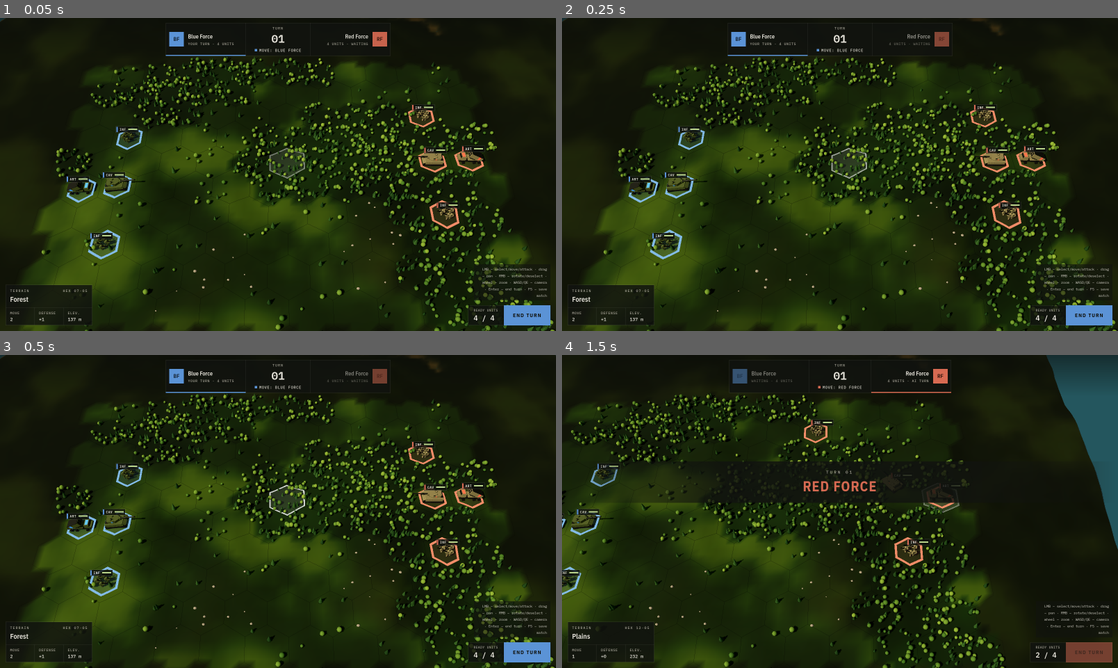
Above: before the commit, frames 1-4 (two rows, left to right).
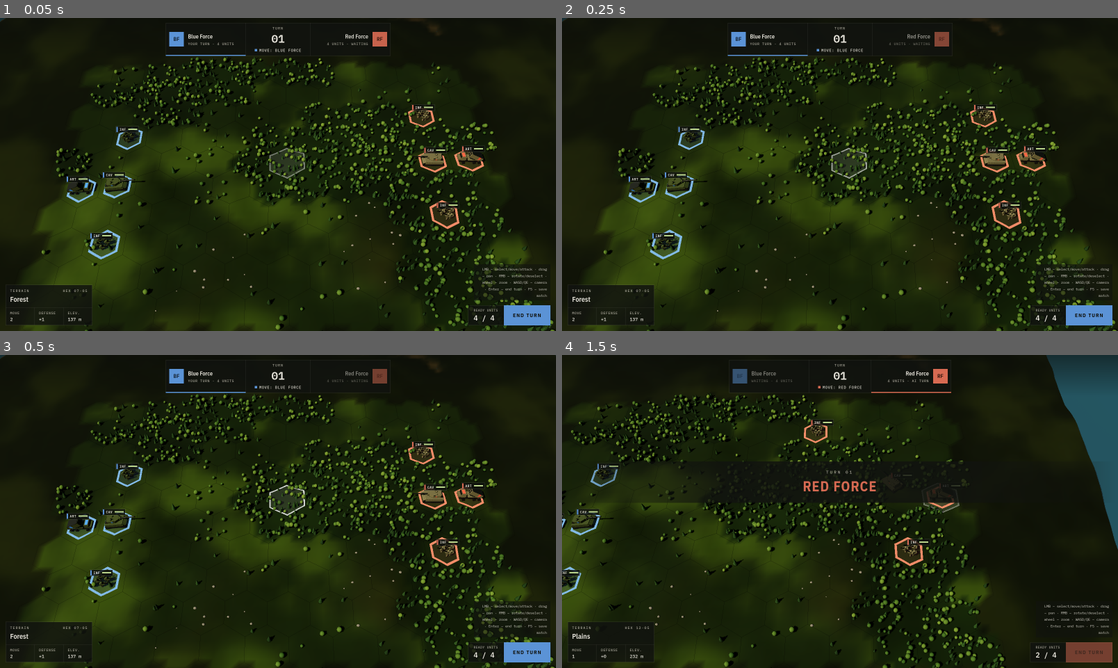
Above: after the commit, the same moments.

Repository: dawidczarczynski/eastern-flank
Game: Godot game, scene res://scenes/battle/battle.tscn
Same seed, same stepped clock (60 frames per second), same inputs: the game is played once before the commit and once after it.
Inputs (mouse positions are in pixels of both pictures, inside the frame that each line leads up to):
- Up to frame 1 (0.05 s): no input
- Up to frame 2 (0.25 s): no input
- Up to frame 3 (0.5 s): no input
- Up to frame 4 (1.5 s): click "END TURN" at 0.5 s; tap Enter at 1.25, 1.35 s; move the mouse to (962, 495) at 1.27 s; hold D from 1.28 s (still down); click (962, 495) at 1.42 s

The runs differ from the first frame. In frame 1, 1.0% of the frame differs, in the area x 7-100%, y 13-100%; in frame 2, 1.0%; in frame 3, 1.0%; in frame 4, 0.6%.

Commit message:
Light the battle from a procedural sky, enable SSAO, use D3D12 on Windows (TASK-026)
Ambient and reflections now come from a ProceduralSkyMaterial; the visible
background and fog are unchanged. SSAO renders broken on Vulkan with an
AMD RX 580, so Windows builds use the D3D12 driver (ADR 0006).

Co-Authored-By: Claude Opus 5.5 <noreply@anthropic.com>

Diff:
--- a/assets/environments/battle_environment.tres
+++ b/assets/environments/battle_environment.tres
@@ -1,12 +1,30 @@
-[gd_resource type="Environment" format=3]
+[gd_resource type="Environment" load_steps=3 format=3]
+
+[sub_resource type="ProceduralSkyMaterial" id="ProceduralSkyMaterial_sky"]
+sky_top_color = Color(0.4980392, 0.60784316, 0.70980394, 1)
+sky_horizon_color = Color(0.8352941, 0.84705883, 0.8, 1)
+sky_curve = 0.15
+ground_bottom_color = Color(0.30980393, 0.2901961, 0.22745098, 1)
+ground_horizon_color = Color(0.8352941, 0.84705883, 0.8, 1)
+ground_curve = 0.02
+sun_angle_max = 5.0
+
+[sub_resource type="Sky" id="Sky_battle"]
+sky_material = SubResource("ProceduralSkyMaterial_sky")
 
 [resource]
 background_mode = 1
 background_color = Color(0.6627451, 0.7058824, 0.69803923, 1)
 background_energy_multiplier = 0.55
-ambient_light_source = 2
-ambient_light_color = Color(0.7254902, 0.7490196, 0.7529412, 1)
-ambient_light_energy = 0.32
+sky = SubResource("Sky_battle")
+ambient_light_source = 3
+ambient_light_sky_contribution = 1.0
+ambient_light_energy = 0.5
+reflected_light_source = 2
+ssao_enabled = true
+ssao_radius = 1.0
+ssao_intensity = 1.5
+ssao_detail = 0.5
 tonemap_mode = 3
 tonemap_exposure = 1.05
 fog_enabled = true
--- a/project.godot
+++ b/project.godot
@@ -30,5 +30,7 @@
 
 [rendering]
 
+lights_and_shadows/directional_shadow/size=4096
 lights_and_shadows/directional_shadow/soft_shadow_filter_quality=3
 anti_aliasing/quality/msaa_3d=2
+rendering_device/driver.windows="d3d12"
--- a/tests/unit/test_battle_look.gd
+++ b/tests/unit/test_battle_look.gd
@@ -44,10 +44,24 @@
 	assert_true(is_equal_approx(_env.tonemap_exposure, 1.05))
 
 
-func test_ambient() -> void:
-	assert_eq(_env.ambient_light_source, Environment.AMBIENT_SOURCE_COLOR)
-	_assert_color(_env.ambient_light_color, Color.html("#b9bfc0"))
-	assert_true(_env.ambient_light_energy >= 0.25 and _env.ambient_light_energy <= 0.6)
+func test_ambient_and_reflections_from_sky() -> void:
+	assert_eq(_env.ambient_light_source, Environment.AMBIENT_SOURCE_SKY)
+	assert_true(_env.ambient_light_energy >= 0.3 and _env.ambient_light_energy <= 0.8)
+	assert_eq(_env.reflected_light_source, Environment.REFLECTION_SOURCE_SKY)
+
+
+func test_ssao() -> void:
+	assert_true(_env.ssao_enabled)
+
+
+func test_sky_material_colors() -> void:
+	assert_true(_env.sky is Sky, "environment needs a Sky")
+	var mat := _env.sky.sky_material as ProceduralSkyMaterial
+	assert_true(mat != null, "sky material must be a ProceduralSkyMaterial")
+	_assert_color(mat.sky_top_color, Color.html("#7f9bb5"))
+	_assert_color(mat.sky_horizon_color, Color.html("#d5d8cc"))
+	_assert_color(mat.ground_bottom_color, Color.html("#4f4a3a"))
+	_assert_color(mat.ground_horizon_color, Color.html("#d5d8cc"))
 
 
 func test_sun() -> void:
@@ -80,3 +94,9 @@
 	)
 	assert_eq(size, 4096)
 	assert_eq(quality, 3)
+
+
+func test_windows_uses_d3d12() -> void:
+	# SSAO renders as grey blocks on Vulkan with an AMD RX 580 (Godot 4.5.1); D3D12 is correct.
+	var driver: String = ProjectSettings.get_setting("rendering/rendering_device/driver.windows")
+	assert_eq(driver, "d3d12")
Not shown, added: docs/adr/0006-windows-d3d12-renderer.md
Not shown, changed: docs/tasks/BACKLOG.md
Not shown, changed: docs/tasks/TASK-026-lighting-ibl.md
